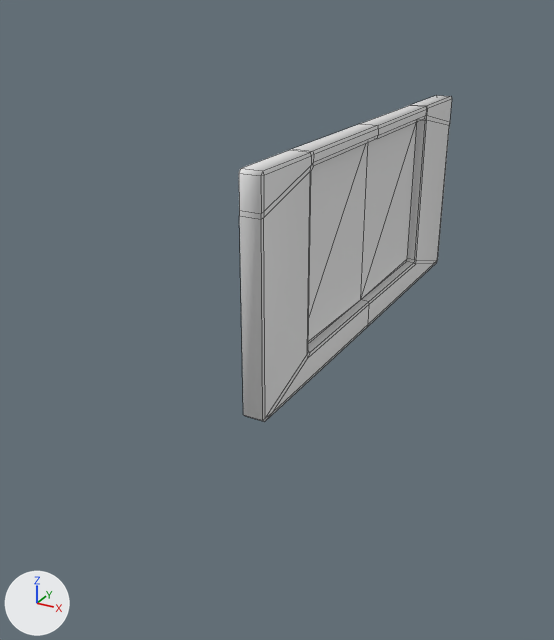
Two versions of the FBX model Assets/Owa_3D/Mesh/Window/Window.fbx, one commit apart.
Camera for both pictures: a 50 mm lens placed at (5.69, -14.08, 6.7), pointed at (-1.13, -1.67, 0.5). Lighting does not change. The marker at lower left points along +X, +Y and +Z. Mesh edges are drawn as thin lines. Where no turn or scale is listed for an object, it has been applied to the vertices. Vertices at the same position are counted once.

In view in the first picture: 'Window'.
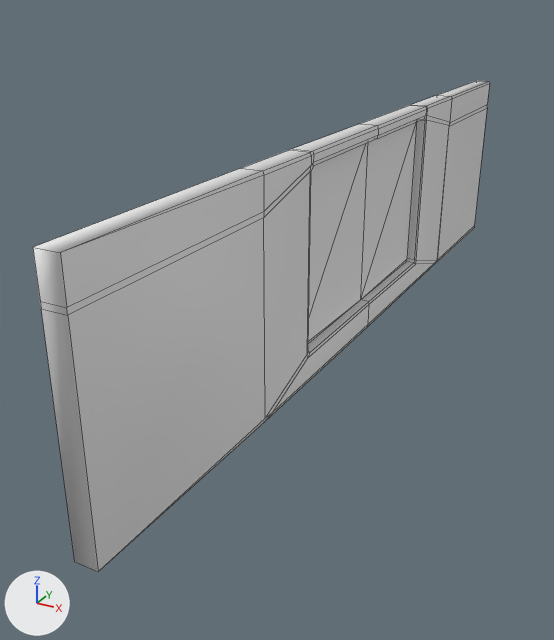
The change, as a diff of the scene's bpy script:
```diff
--- a/Assets/Owa_3D/Mesh/Window/Window.fbx.py
+++ b/Assets/Owa_3D/Mesh/Window/Window.fbx.py
@@ me_cube_009 @@
 # used by ob_window; location = (0.0, -0.07, 2.11)
-me_cube_009.from_pydata(...)  # 106 vertices, 98 faces; spans x -0.2..0.2, y -4.48..4.72, z -2.1..2.1
+me_cube_009.from_pydata(...)  # 117 vertices, 107 faces; spans x -0.2..0.2, y -8.56..8.21, z -2.1..2.1
+# me_cube_009 part 1
+# 1 vertex is removed from x 0.19, y 4.66, z -2.1
+# 8 faces are deleted
+# 6 vertices in x -0.19..0.19, y -4.48, z -2.04..1.48 move by (0.0, -4.08, 0.0)
+# 2 vertices move from x -0.19..0.19, y -4.48, z 2.04 to x -0.19..0.19, y -8.56, z 2.08
+# 2 vertices are added at (0.19, 4.72, -2.1), (0.19, 8.21, -2.1)
+# 10 new vertices lie (0.0, 3.49, 0.0) away from vertices in x -0.19..0.19, y 4.66..4.72, z -2.04..2.1
+# 17 new faces join them, mat_window (white #e7e7e7)
 me_cube_009.materials.append(mat_window)
```

Changed parts and their boxes [x1, y1, x2, y2] in the pictures (554 x 640 px):
'Window', reshaped (114% wider, 50% taller): before [239, 96, 452, 422]; after [33, 81, 490, 571]
part 1 of me_cube_009, built on: before [239, 168, 437, 422]; after [33, 81, 490, 571]
